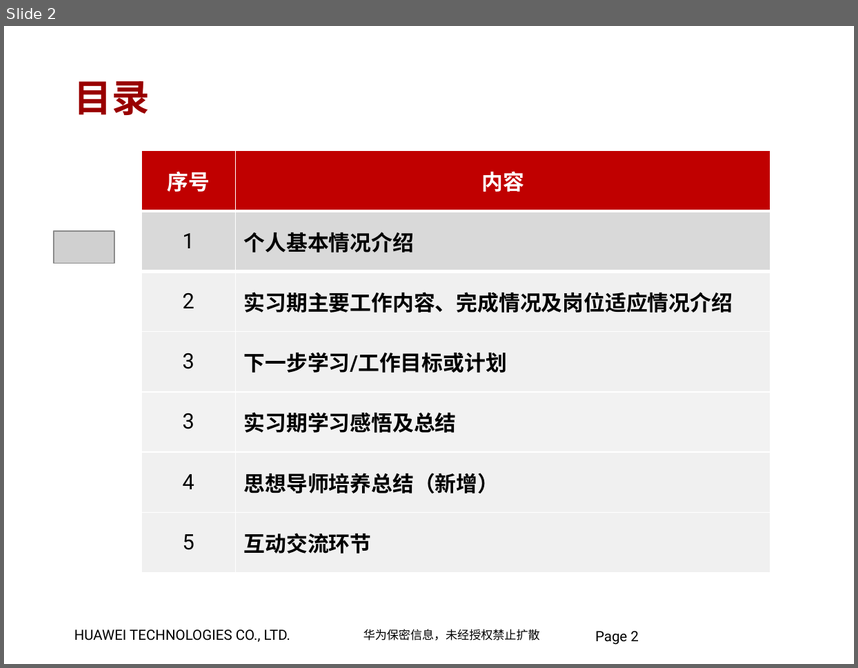
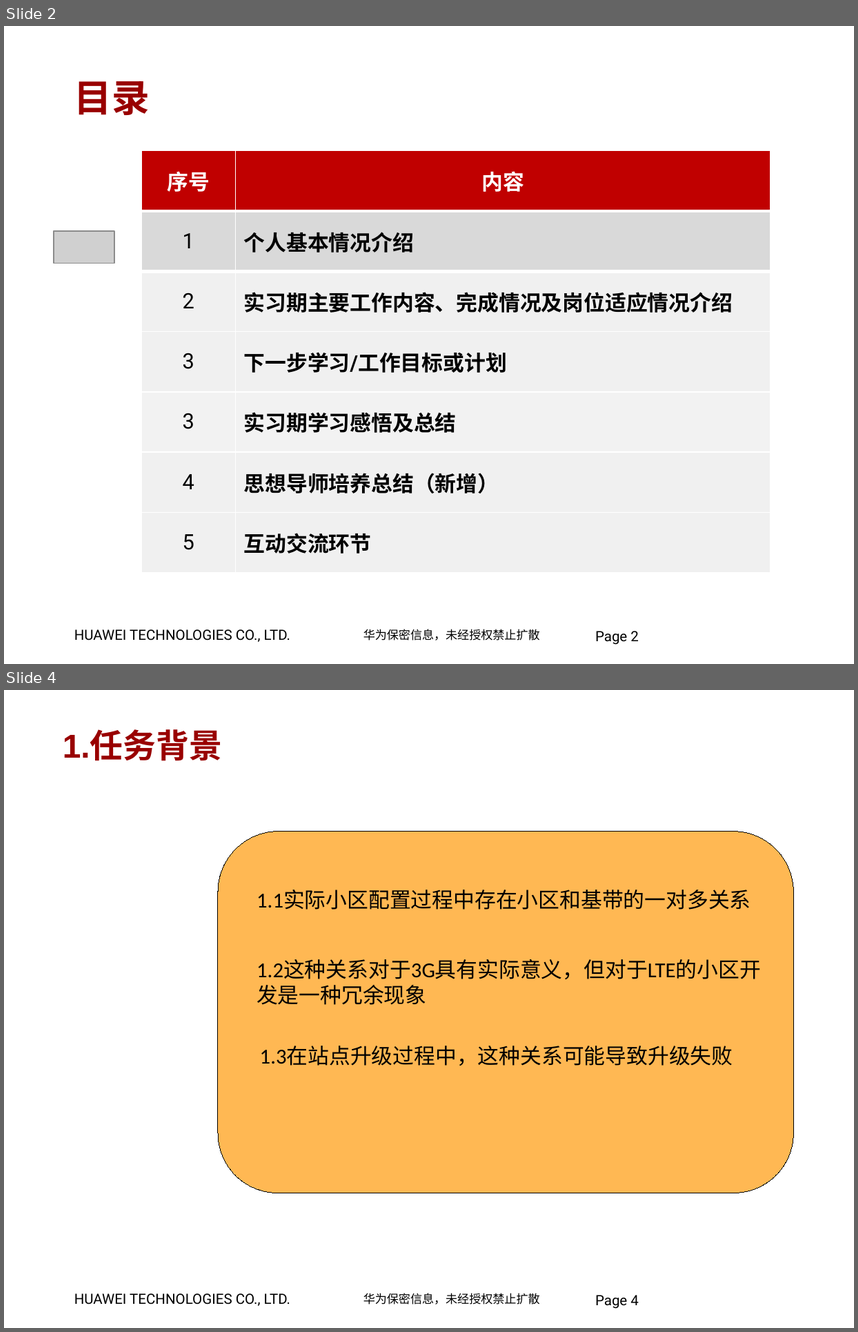
Before and after one commit to jumpjumpdog/Company, a slide deck: LTE产品部实习生转录用答辩模板.pptx. Shown one above the other, each under a label of ours: slide 2 before the commit, slides 2 and 4 after it; the slides between them are not shown. The pictures are 858x668 and 858x1332 pixels, drawn with LibreOffice and Linux fonts; fonts in the diff are those of the drawing; grey boxes stand for pictures; background and template pictures are left out. Boxes give left, top, right and bottom in pixels: in the first picture for what was removed or moved away, otherwise in the second. Text is boxed around its words. In the diff, an @@ line names an element or a change of style, - is before the commit and + after.

```diff
--- a/LTE产品部实习生转录用答辩模板.pptx
+++ b/LTE产品部实习生转录用答辩模板.pptx
@@ slide 4 added at <box>4,690,854,1328</box>, background #FFFFFF; not listed: 3 template elements that a slide beside it also shows @@
@@ text added at <box>63,731,222,761</box>, 28 pt, text #990000, bold @@
+1.任务背景
@@ rounded rectangle added at <box>218,831,794,1192</box>, fill #FFB54A at 95% opacity, outline #000000 0.75 pt @@
@@ text added at <box>257,889,751,909</box>, 18 pt, text #000000 @@
+1.1实际小区配置过程中存在小区和基带的一对多关系
@@ text added at <box>257,959,761,979</box>, 18 pt, text #000000 @@
+1.2这种关系对于3G具有实际意义，但对于LTE的小区开发是一种冗余现象
@@ text added at <box>260,1045,733,1065</box>, 18 pt, text #000000 @@
+1.3在站点升级过程中，这种关系可能导致升级失败
```
Also in this commit, not shown: 5 slides changed, 10 other slides added, 3 slides removed, 8 other files.
